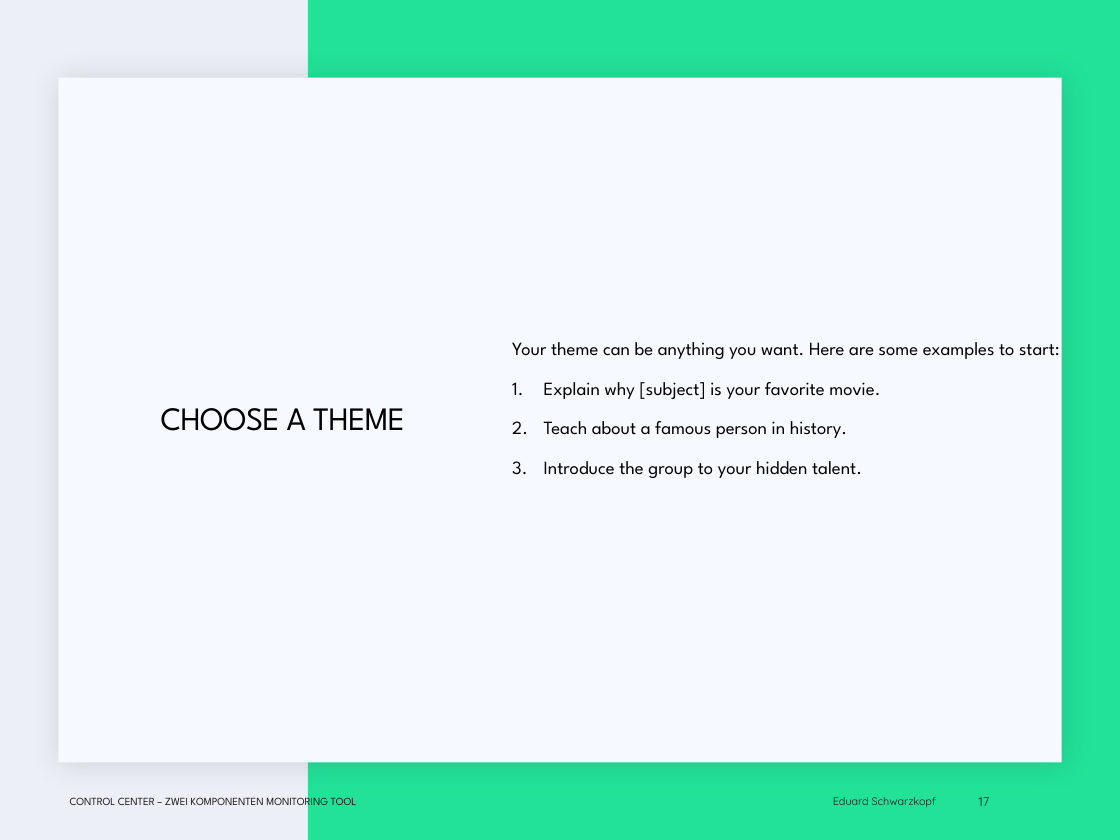
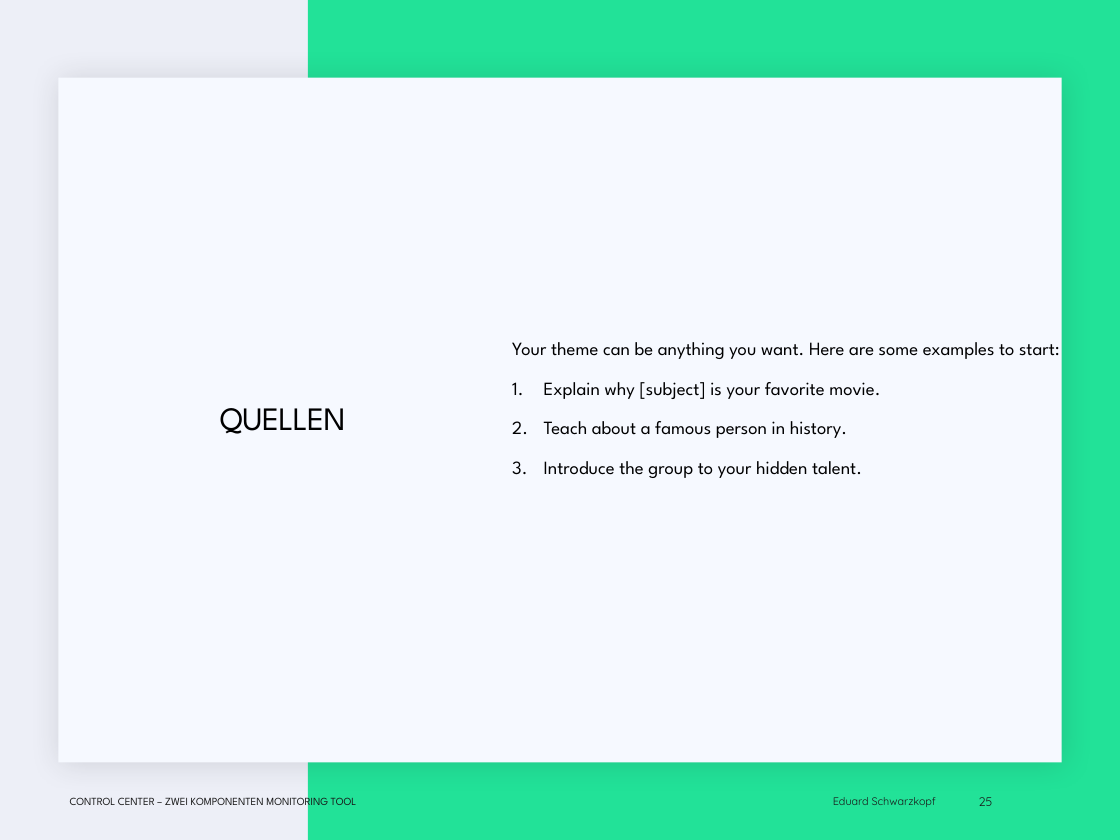
Before and after one commit to EduardSchwarzkopf/Abschlusspr-sentation, a slide deck: slide 25 of Abschluss_präsi.pptx (slide 17 before the commit). Drawn at 1120x840 pixels with LibreOffice and Linux fonts; fonts in the diff are those of the drawing; background and template pictures are left out. Boxes give left, top, right and bottom in pixels: in the first picture for what was removed or moved away, otherwise in the second. Text is boxed around its words. In the diff, an @@ line names an element or a change of style, - is before the commit and + after.

```diff
--- a/Abschluss_präsi.pptx
+++ b/Abschluss_präsi.pptx
@@ title at (x1=220, y1=408, x2=346, y2=434): text changed @@
-CHOOSE A THEME
+QUELLEN
@@ page number at (x1=979, y1=797, x2=993, y2=806): text changed @@
-17
+25
```
Also in this commit, not shown: 5 other slides changed, 6 slides added, 1 slide removed.
